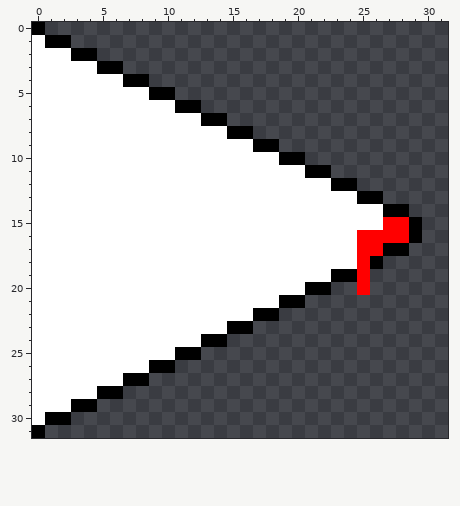
Two versions of one pixel-art sprite, sprites/images/spr_spike_1.png. Above: the version before the commit.
The file is 32x32 pixels.
After the commit:
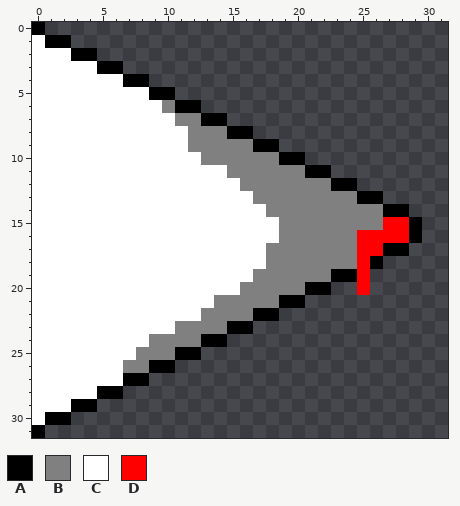
Palette (. is transparent): A #000000  B #808080  C #ffffff  D #ff0000
The exact change:
Colour B replaces colour C in row 6 at x 10; in row 7 at x 11 to 12; in row 8 at x 12 to 14; in row 9 at x 12 to 16; in row 10 at x 13 to 18; in row 11 at x 15 to 20.
Colour B replaces colour C in row 12 at x 16 to 22; in row 13 at x 17 to 24; in row 14 at x 18 to 26; in row 15 at x 19 to 26; in row 16 at x 19 to 24; in rows 17 to 18 at x 18 to 24.
Colour B replaces colour C in row 19 at x 17 to 22; in row 20 at x 16 to 20; in row 21 at x 14 to 18; in row 22 at x 13 to 16; in row 23 at x 11 to 14; in row 24 at x 9 to 12.
Colour B replaces colour C in row 25 at x 8 to 10; in row 26 at x 7 to 8.
Where, in picture pixels (left, top, right, bottom), the same in both pictures:
changed: (123, 100, 383, 373)
